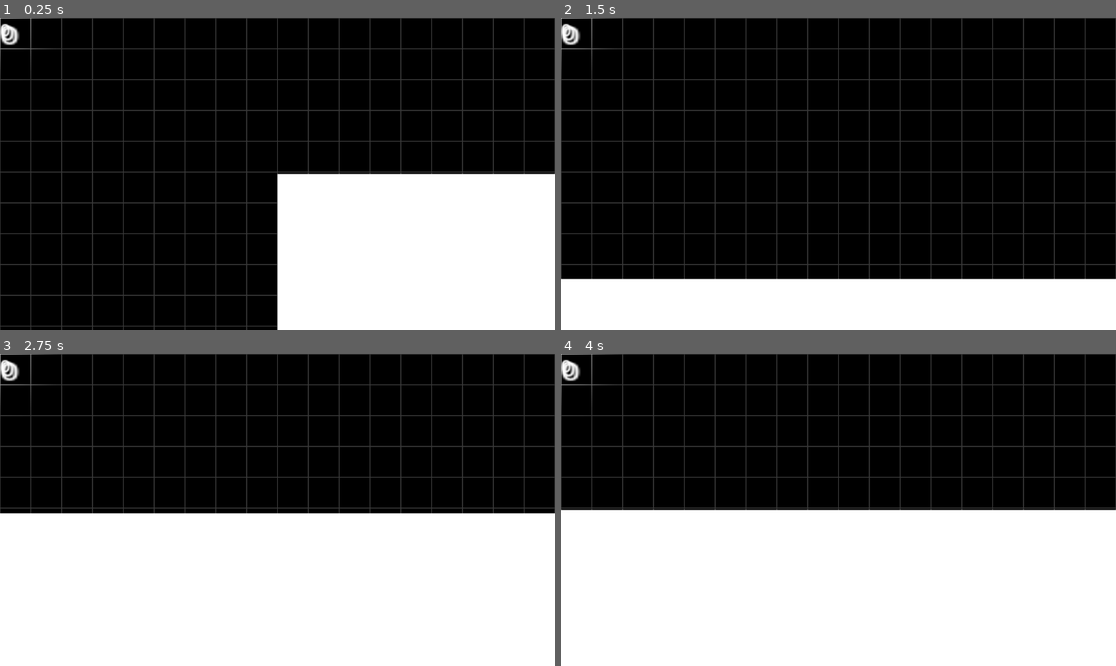
Above: before the commit, frames 1-4 (two rows, left to right).
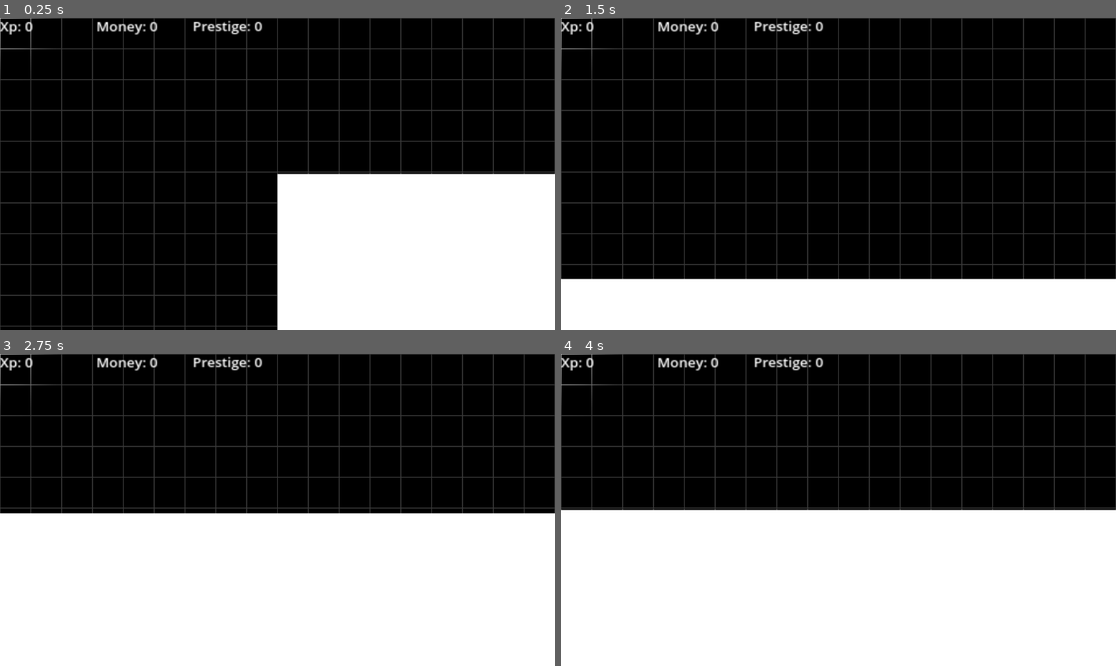
Above: after the commit, the same moments.

Repository: Lueegee1/Skr-t-Kast-Spil
Game: Godot game, scene res://main/root.tscn
Two runs of this game, one before a commit and one after it. Both use one fixed random seed, a clock stepped at 60 frames per second and the inputs below.
Inputs:
- Up to frame 1 (0.25 s): no input
- Up to frame 2 (1.5 s): tap Enter at 0.5 s
- Up to frame 3 (2.75 s): no input
- Up to frame 4 (4 s): no input

The runs differ from the first frame. In frame 1, 0.8% of the frame differs, in the area x 0-48%, y 0-9%; in frame 2, 0.8%; in frame 3, 0.8%; in frame 4, 0.8%.

Commit message:
Fixed UI

Diff:
--- a/main/Ui_And_Mainscript.gd
+++ b/main/Ui_And_Mainscript.gd
@@ -6,14 +6,14 @@
 @onready var MoneyLabel = $UI/Camera2D/CanvasLayer/MoneyLabel
 @onready var PrestigeLabel = $UI/Camera2D/CanvasLayer/PrestigeLabel
 var offsetXP = Vector2(0,0)
-var offsetMoney = Vector2(0,0)
-var offsetPrestige = Vector2(0,0)
+var offsetMoney = Vector2(200,0)
+var offsetPrestige = Vector2(400,0)
 
-func _process(_delta: float):
-	Camera.global_position = RigidBody.global_position
-	XpLabel.text = str(Global.exp)
-	MoneyLabel.text = str(Global.money)
-	PrestigeLabel.text = str(Global.prestige)
+func _process(_delta: float):# update position and money, xp and prestige
+	Camera.global_position = RigidBody.global_position #updates camera position
+	XpLabel.text = "Xp: " + str(Global.exp)
+	MoneyLabel.text = "Money: " + str(Global.money)
+	PrestigeLabel.text = "Prestige: " + str(Global.prestige)
 	XpLabel.position = offsetXP
 	MoneyLabel.position = offsetMoney
 	PrestigeLabel.position = offsetPrestige
--- a/main/main.tscn
+++ b/main/main.tscn
@@ -35,29 +35,32 @@
 
 [node name="XpLabel" type="Label" parent="UI/Camera2D/CanvasLayer"]
 custom_minimum_size = Vector2(5, 5)
-offset_left = -6.0
-offset_top = -20.0
-offset_right = 4.0
-offset_bottom = 3.0
-scale = Vector2(2.3674612, 2.1081169)
+offset_left = -56.0
+offset_top = -127.0
+offset_right = -46.0
+offset_bottom = -104.0
+scale = Vector2(2.4090874, 2.1431155)
+theme_override_font_sizes/font_size = 12
 text = "0"
 
 [node name="MoneyLabel" type="Label" parent="UI/Camera2D/CanvasLayer"]
 custom_minimum_size = Vector2(5, 5)
-offset_left = -14.0
-offset_top = -27.0
-offset_right = -4.0
-offset_bottom = -4.0
-scale = Vector2(3.3513756, 2.605238)
+offset_left = -81.0
+offset_top = -127.0
+offset_right = -71.0
+offset_bottom = -104.0
+scale = Vector2(2.4195173, 2.1346257)
+theme_override_font_sizes/font_size = 12
 text = "0"
 
 [node name="PrestigeLabel" type="Label" parent="UI/Camera2D/CanvasLayer"]
 custom_minimum_size = Vector2(5, 5)
-offset_left = 591.0
-offset_top = -329.0
-offset_right = 601.0
-offset_bottom = -306.0
-scale = Vector2(4.3902125, 3.0699625)
+offset_left = -105.0
+offset_top = -125.99999
+offset_right = -95.0
+offset_bottom = -102.99999
+scale = Vector2(2.39408, 2.0930214)
+theme_override_font_sizes/font_size = 12
 text = "0"
 
 [node name="VBoxContainer" type="VBoxContainer" parent="UI/Camera2D/CanvasLayer"]
